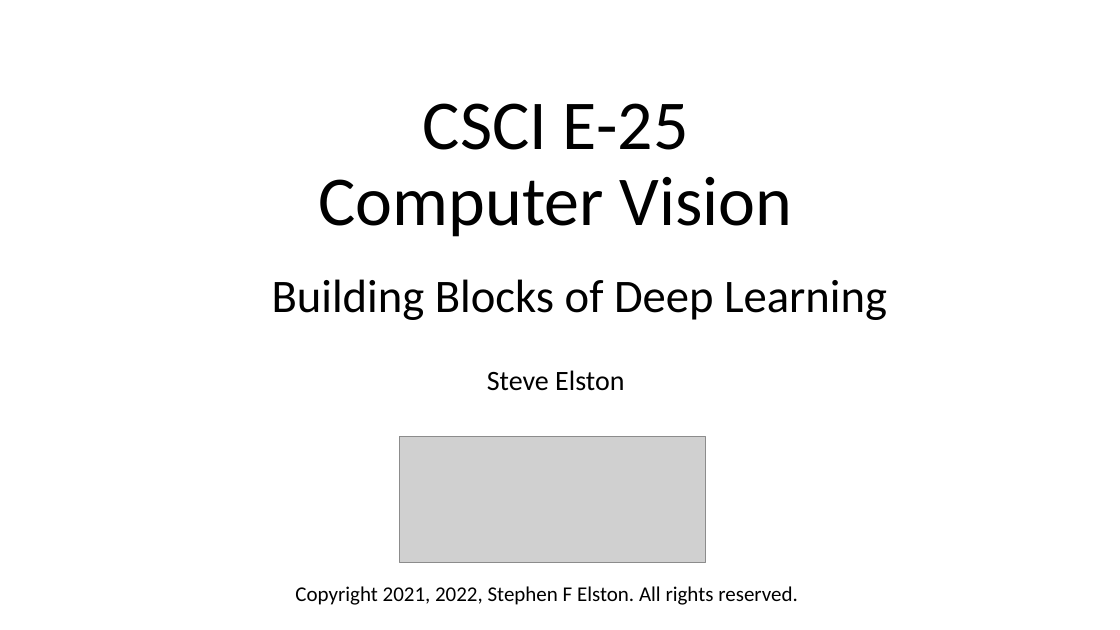
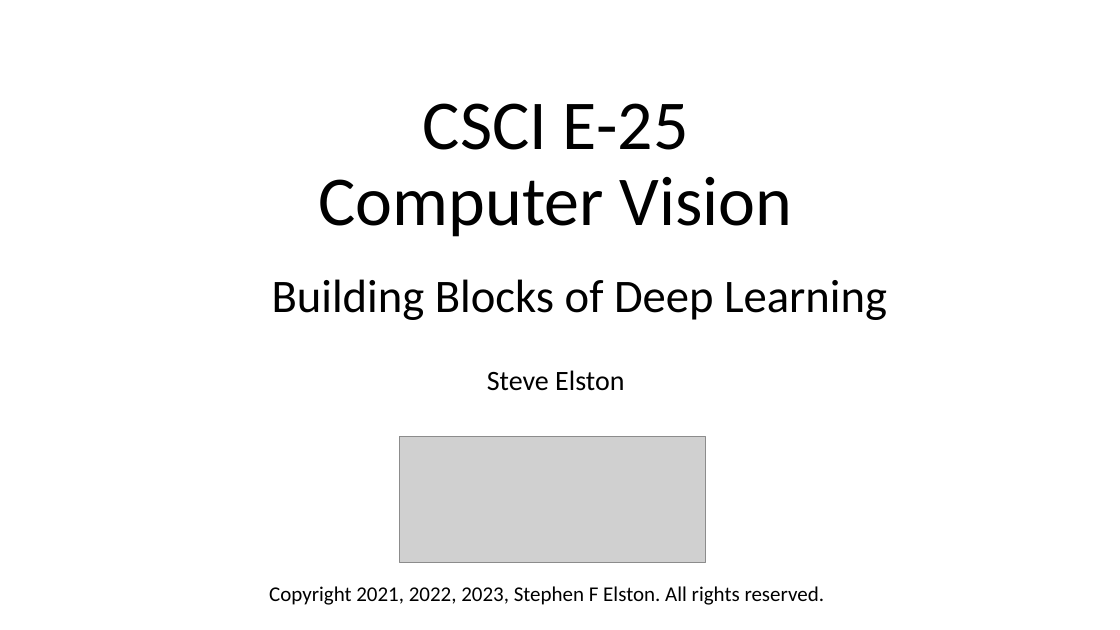
Before and after one commit to StephenElston/CSCI-E25, a slide deck: slide 1 of Slides/5_BuildingBlocksOfDeepLearning.pptx. Drawn at 1120x630 pixels with LibreOffice and Linux fonts; fonts in the diff are those of the drawing; grey boxes stand for pictures. Boxes give left, top, right and bottom in pixels: in the first picture for what was removed or moved away, otherwise in the second. Text is boxed around its words. In the diff, an @@ line names an element or a change of style, - is before the commit and + after.

Commit message:
Corrected slide typos

```diff
--- a/Slides/5_BuildingBlocksOfDeepLearning.pptx
+++ b/Slides/5_BuildingBlocksOfDeepLearning.pptx
@@ text at [269,586,825,605]: text changed @@
-Copyright 2021, 2022, Stephen F Elston. All rights reserved.
+Copyright 2021, 2022, 2023, Stephen F Elston. All rights reserved.
```
Also in this commit, not shown: 1 other file.
